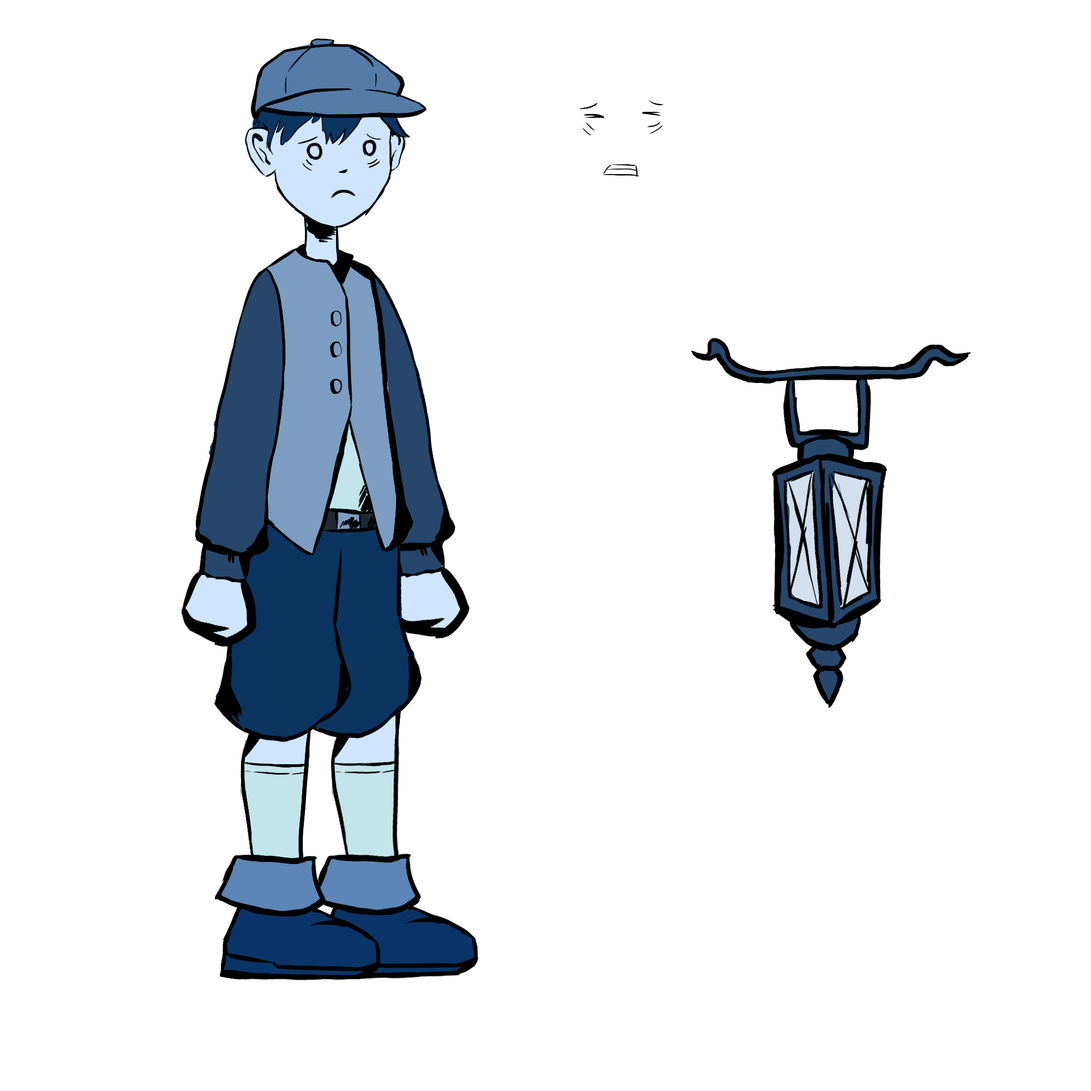
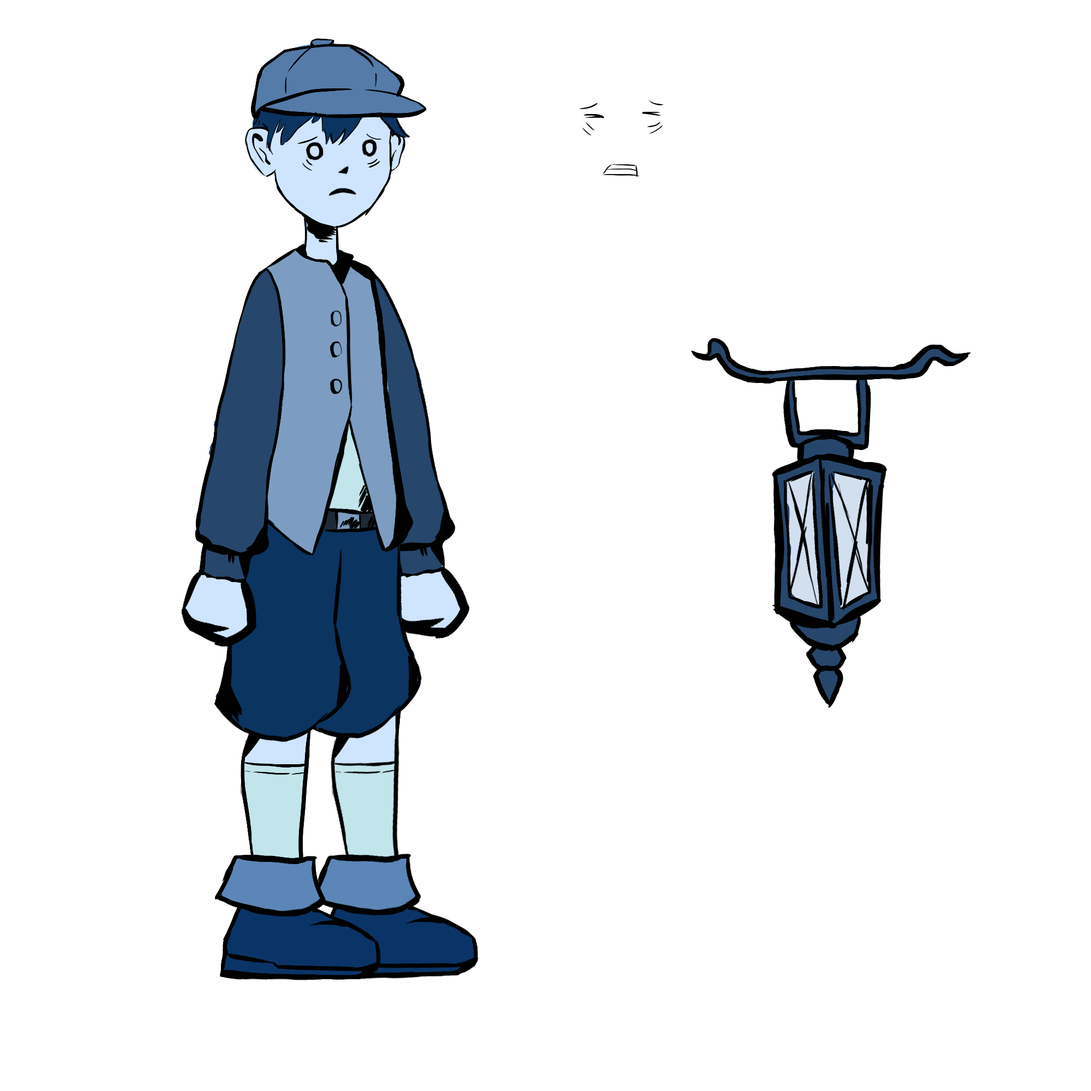
Layer changes from the first 1091 × 1091 image to the second:
painted on "EyesOpen" over [305,138,378,199]
painted on "MouthSad" over [328,187,357,199]
